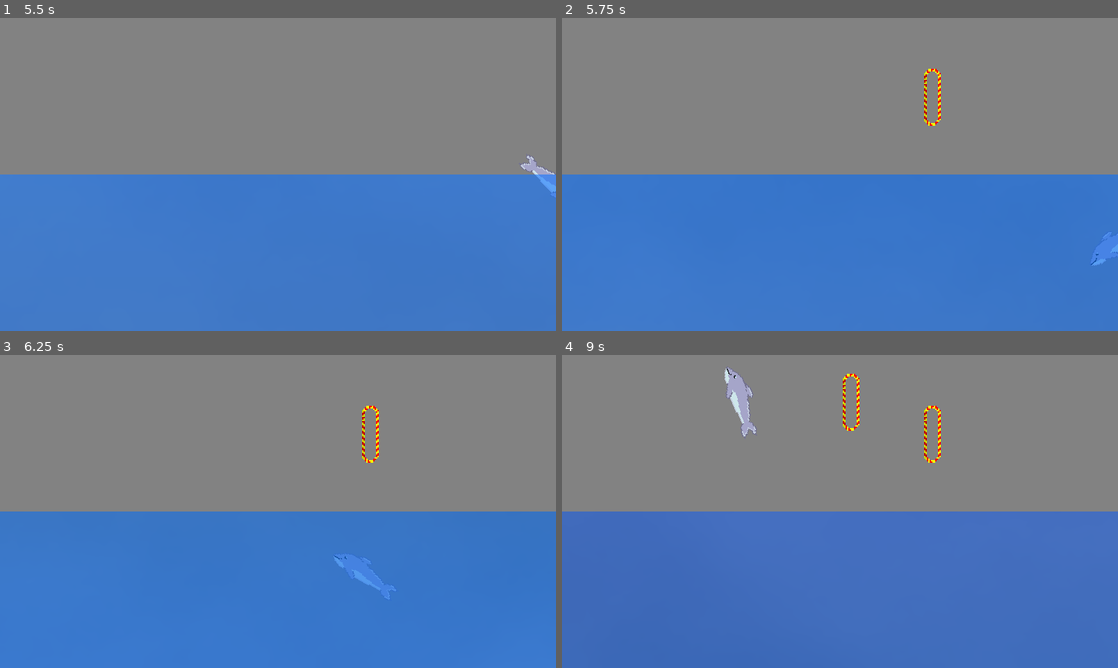
Above: before the commit, frames 1-4 (two rows, left to right).
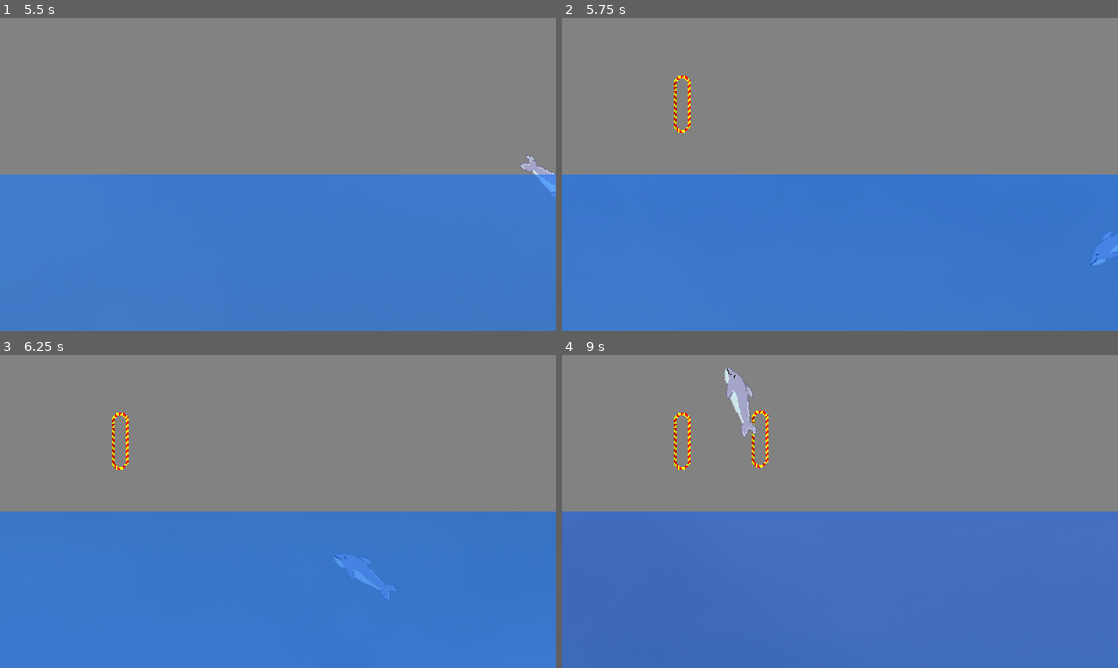
Above: after the commit, the same moments.

Repository: Kugelpanzer/GGJ-2024
Game: Godot game, scene res://Main.tscn
Two runs of this game, one before a commit and one after it. Both use one fixed random seed, a clock stepped at 60 frames per second and the inputs below.
Inputs (mouse positions are in pixels of both pictures, inside the frame that each line leads up to):
- Up to frame 1 (5.5 s): click "Start" at 0.5 s; move the mouse to (400, 158) at 1.27 s; move the mouse to (166, 190) at 2.02 s; move the mouse to (333, 105) at 2.77 s; tap Enter at 3.5 s; move the mouse to (250, 237) at 3.52 s; move the mouse to (444, 221) at 4.27 s; move the mouse to (111, 127) at 5.02 s
- Up to frame 2 (5.75 s): no input
- Up to frame 3 (6.25 s): move the mouse to (305, 511) at 5.77 s
- Up to frame 4 (9 s): move the mouse to (756, 433) at 6.52 s; move the mouse to (962, 495) at 7.27 s; move the mouse to (728, 527) at 8.02 s; move the mouse to (895, 442) at 8.77 s

Frame 1 is identical in both runs. In frame 2, 0.4% of the frame differs, in the area x 20-69%, y 16-37%; in frame 3, 0.4%; in frame 4, 0.8%, in the area x 20-69%, y 6-37%.

Commit message:
new spawn points

Diff:
--- a/HoopTest.gd
+++ b/HoopTest.gd
@@ -3,6 +3,7 @@
 var success = true
 var fail1 = false
 var fail2 = false
+var my_point = null
 # Called when the node enters the scene tree for the first time.
 func _ready():
 	pass # Replace with function body.
@@ -18,6 +19,7 @@
 		print('final success \n')
 		var hoop_list = get_parent().current_hoop_list
 		hoop_list.erase(self)
+		my_point.remove_object()
 
 		queue_free()
 	else:
--- a/Main.gd
+++ b/Main.gd
@@ -8,6 +8,7 @@
 var score
 
 var current_hoop_list : Array = []
+var list_of_points: Array = []
 
 func game_over():
 	$ScoreTimer.stop()
@@ -44,10 +45,11 @@
 	current_hoop_list.append(hoop)
 
 	# Choose a random location on Path2D.
-	var hoop_spawn_location = get_node(^"HoopPath/HoopSpawnLocation")
-	hoop_spawn_location.progress = randi()
-
-	hoop.position = hoop_spawn_location.position
+	#var hoop_spawn_location = get_node(^"HoopPath/HoopSpawnLocation")
+	#hoop_spawn_location.progress = randi()
+	var point = list_of_points.pick_random()
+	point.add_object(hoop)
+	hoop.position = point.position#hoop_spawn_location.position
 
 	# Spawn the mob by adding it to the Main scene.
 	add_child(hoop)
--- a/Main.tscn
+++ b/Main.tscn
@@ -8,6 +8,7 @@
 [ext_resource type="AudioStream" uid="uid://dw26fpygeag8o" path="res://art/gameover.wav" id="6"]
 [ext_resource type="PackedScene" uid="uid://bpcm67gm8sok3" path="res://Water.tscn" id="7_bbi0j"]
 [ext_resource type="Script" path="res://Water.gd" id="8_ofdqp"]
+[ext_resource type="Script" path="res://SpawnPoint.gd" id="9_6f7yk"]
 
 [sub_resource type="Curve2D" id="Curve2D_yqfxe"]
 _data = {
@@ -64,6 +65,26 @@
 position = Vector2(242, 148)
 rotation = 0.942
 
+[node name="Point1" type="Node2D" parent="."]
+position = Vector2(273, 279)
+script = ExtResource("9_6f7yk")
+
+[node name="Point2" type="Node2D" parent="."]
+position = Vector2(411, 286)
+script = ExtResource("9_6f7yk")
+
+[node name="Point3" type="Node2D" parent="."]
+position = Vector2(679, 279)
+script = ExtResource("9_6f7yk")
+
+[node name="Point4" type="Node2D" parent="."]
+position = Vector2(943, 279)
+script = ExtResource("9_6f7yk")
+
+[node name="Point5" type="Node2D" parent="."]
+position = Vector2(1142, 285)
+script = ExtResource("9_6f7yk")
+
 [connection signal="timeout" from="MobTimer" to="." method="_on_MobTimer_timeout"]
 [connection signal="timeout" from="ScoreTimer" to="." method="_on_ScoreTimer_timeout"]
 [connection signal="timeout" from="StartTimer" to="." method="_on_StartTimer_timeout"]
--- /dev/null
+++ b/SpawnPoint.gd
@@ -0,0 +1,16 @@
+extends Node2D
+
+
+
+# Called when the node enters the scene tree for the first time.
+func _ready():
+	get_parent().list_of_points.append(self)
+
+
+func add_object(object):
+	object.my_point = self
+	get_parent().list_of_points.erase(self)
+
+func remove_object():
+	get_parent().list_of_points.append(self)
+	print(get_parent().list_of_points)
Not shown: 1 places in Main.tscn that only renumber resources
